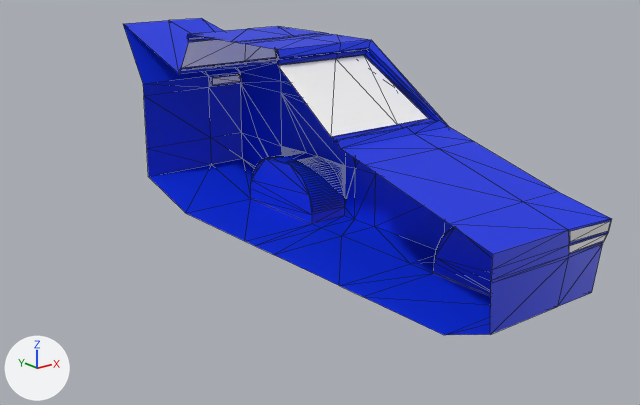
One commit to the glTF model bin/carritos/truemeno/Chassi.gltf: the scene before it, then after it.
The view is the same before and after, from a 50 mm lens placed at (-5.38, -5.41, 2.82), pointed at (0.34, 1.74, -0.04). Arrows for +X, +Y and +Z are at lower left; the lights stay in place. Mesh edges are drawn as thin lines. Vertices at the same position are counted once.
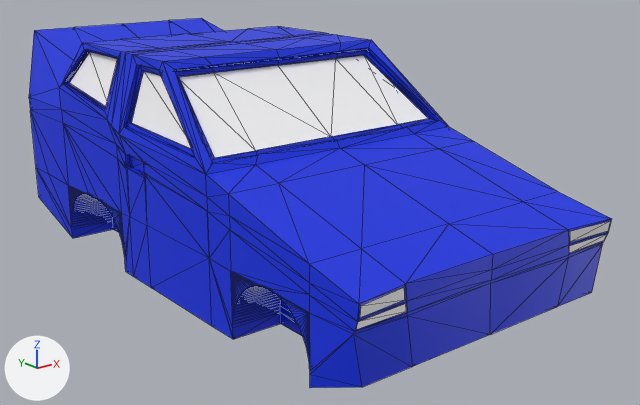
Where the change shows, as pixel boxes (x1, y1, x2, y2) in the pictures (640 x 405 px):
```json
{"object": "Cube", "change": "reshaped", "before": [123, 18, 612, 335], "after": [29, 18, 612, 388], "on screen": "19% wider, 17% taller"}
{"part": 1, "of": "me_cube", "change": "added", "after": [29, 24, 493, 388], "on screen": "blue"}
```

The change, as JSON lines over the scene's bpy script:
```json
{"block": "me_cube", "where": "# used by ob_cube; location = (0.0, 0.0, 0.0)"}
{"op": "remove", "block": "me_cube", "code": "me_cube.from_pydata(...)  # 506 vertices, 956 faces; spans x 0.0..1.54, y -1.04..5.46, z -0.68..1.6"}
{"op": "add", "block": "me_cube", "code": "me_cube.from_pydata(...)  # 966 vertices, 1912 faces; spans x -1.54..1.54, y -1.04..5.46, z -0.68..1.6"}
{"block": "me_cube", "change": "me_cube part 1: 460 vertices added at x -1.54..-0.68, y -1.04..5.46, z -0.68..1.6"}
```
